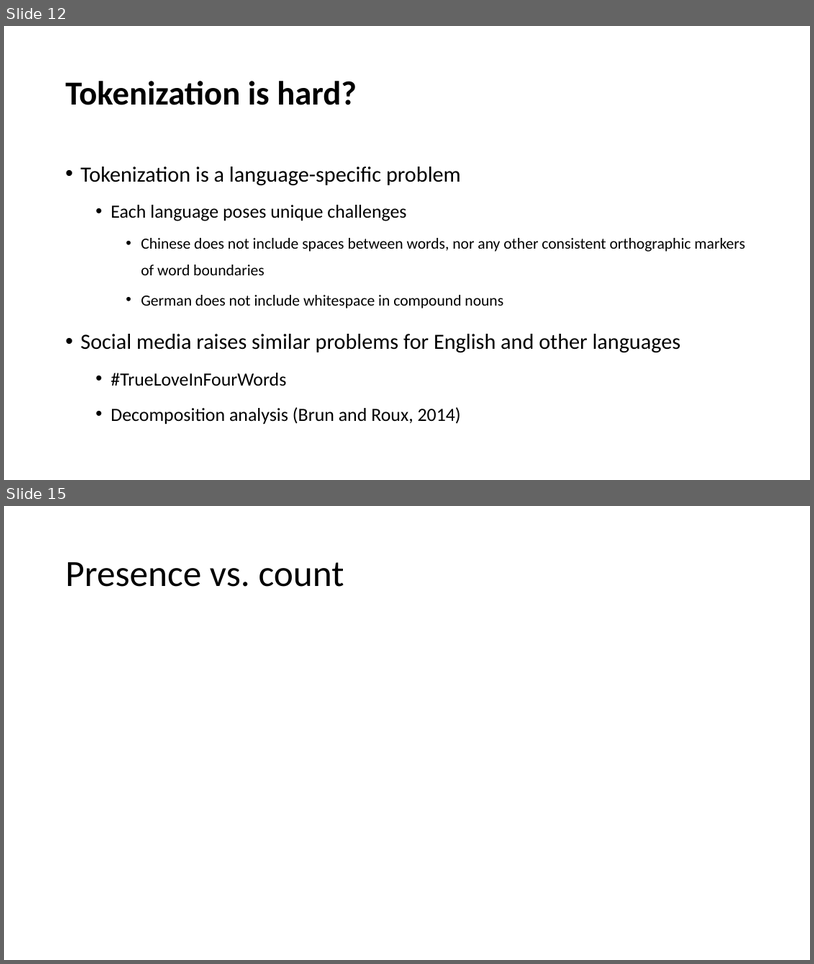
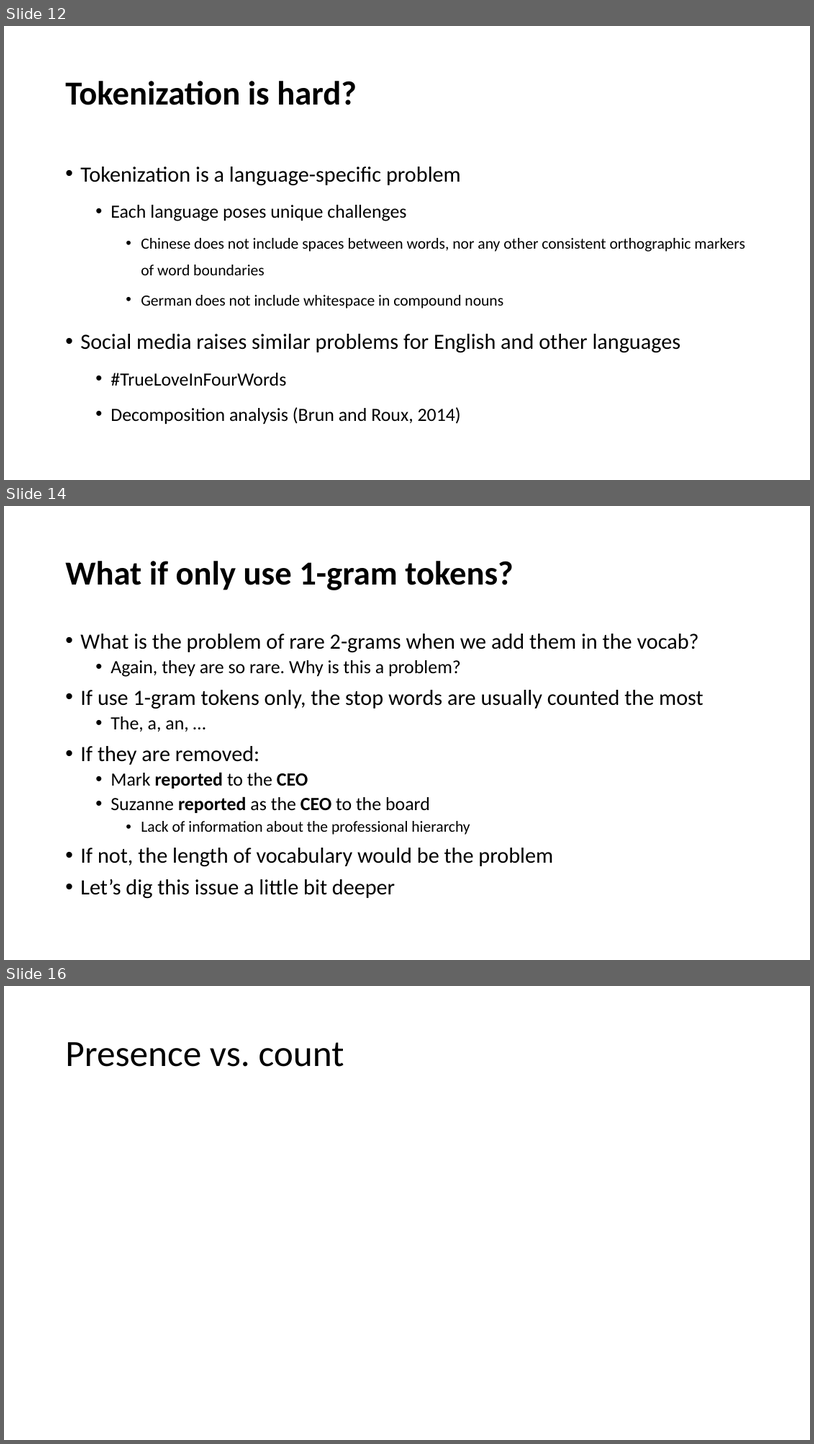
Before and after one commit to YeabinMoonEcon/BUS211, a slide deck: BUS243_NLP/lecture_notes/Lecture2.pptx. Shown one above the other, each under a label of ours: slides 12 and 15 before the commit, slides 12, 14 and 16 after it; the slides between them are not shown. The pictures are 814x964 and 814x1444 pixels, drawn with LibreOffice and Linux fonts; fonts in the diff are those of the drawing. Boxes give left, top, right and bottom in pixels: in the first picture for what was removed or moved away, otherwise in the second. Text is boxed around its words. In the diff, an @@ line names an element or a change of style, - is before the commit and + after.

```diff
--- a/BUS243_NLP/lecture_notes/Lecture2.pptx
+++ b/BUS243_NLP/lecture_notes/Lecture2.pptx
@@ slide 14 added at (4, 506, 810, 960), background #FFFFFF @@
@@ title added at (65, 561, 513, 590), 40 pt, text #000000, bold @@
+What if only use 1-gram tokens?
@@ text added at (80, 633, 704, 898), 25.9 pt, text #000000 @@
+• What is the problem of rare 2-grams when we add them in the vocab?
+  • Again, they are so rare. Why is this a problem?
+• If use 1-gram tokens only, the stop words are usually counted the most
+  • The, a, an, …
+• If they are removed:
+  • Mark reported to the CEO
+  • Suzanne reported as the CEO to the board
+    • Lack of information about the professional hierarchy
+• If not, the length of vocabulary would be the problem
+• Let’s dig this issue a little bit deeper
@@ what was slide 15 is now slide 16 @@
```
Also in this commit, not shown: 2 slides changed, 3 other files.
